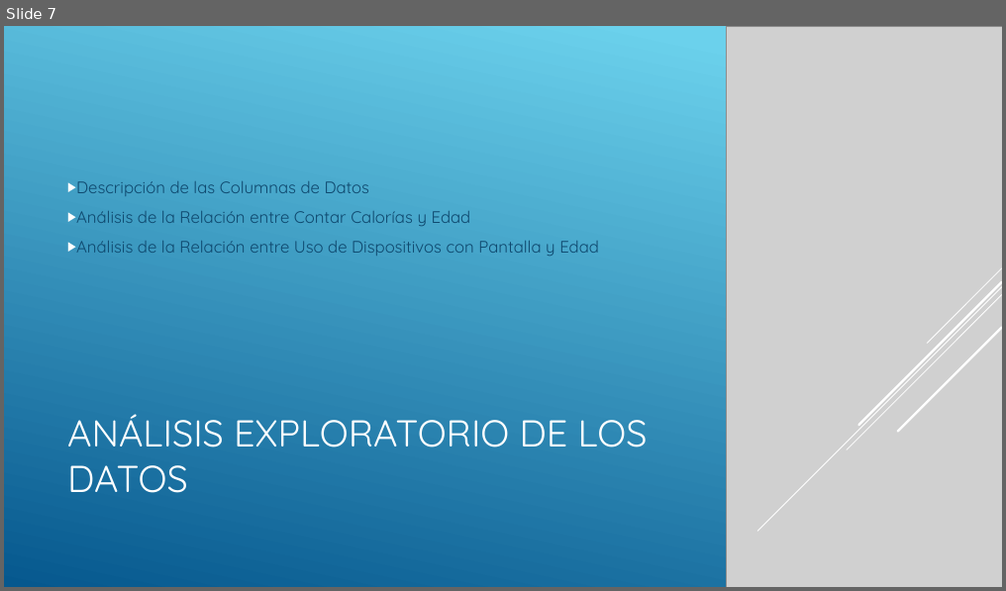
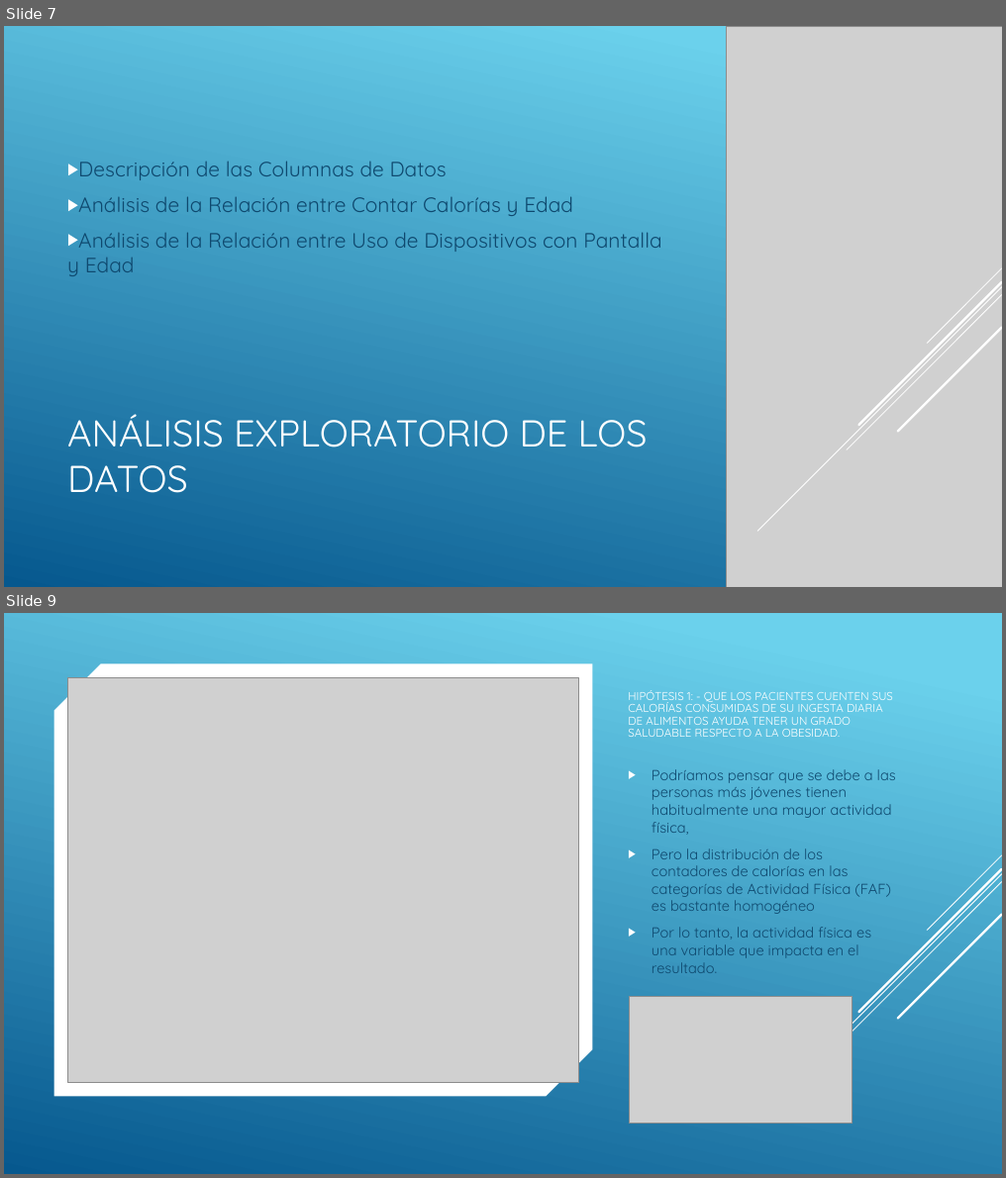
Before and after one commit to dani3836/Data-Science, a slide deck: Pre-entrega.pptx. Shown one above the other, each under a label of ours: slide 7 before the commit, slides 7 and 9 after it; the slides between them are not shown. The pictures are 1006x591 and 1006x1178 pixels, drawn with LibreOffice and Linux fonts; fonts in the diff are those of the drawing; grey boxes stand for pictures. Boxes give left, top, right and bottom in pixels: in the first picture for what was removed or moved away, otherwise in the second. Text is boxed around its words. In the diff, an @@ line names an element or a change of style, - is before the commit and + after.

```diff
--- a/Pre-entrega.pptx
+++ b/Pre-entrega.pptx
@@ slide 9 added at bbox=[4, 613, 1002, 1174], background gradient #6ED2EB to #06588E @@
@@ snip diag rect added at bbox=[54, 663, 592, 1096], fill #FFFFFF @@
@@ picture added at bbox=[67, 677, 579, 1083] @@
@@ title added at bbox=[628, 690, 893, 737], 11 pt, text #FFFFFF @@
+HIPÓTESIS 1: - QUE LOS PACIENTES CUENTEN SUS CALORÍAS CONSUMIDAS DE SU INGESTA DIARIA DE ALIMENTOS AYUDA TENER UN GRADO SALUDABLE RESPECTO A LA OBESIDAD.
@@ text added at bbox=[651, 769, 896, 973], 14 pt, text #0F496F @@
+▶ Podríamos pensar que se debe a las personas más jóvenes tienen habitualmente una mayor actividad física,
+▶ Pero la distribución de los contadores de calorías en las categorías de Actividad Física (FAF) es bastante homogéneo
+▶ Por lo tanto, la actividad física es una variable que impacta en el resultado.
@@ group added at bbox=[757, 856, 1002, 1118]: 5 lines @@
@@ picture added at bbox=[629, 996, 852, 1124] @@
@@ slide 7 changed as well @@
@@ text "Descripción de las Columnas de ..." at bbox=[67, 161, 661, 276]: size 16 to 20 pt @@
```
Also in this commit, not shown: 5 other slides changed, 4 other slides added, 1 slide removed.
